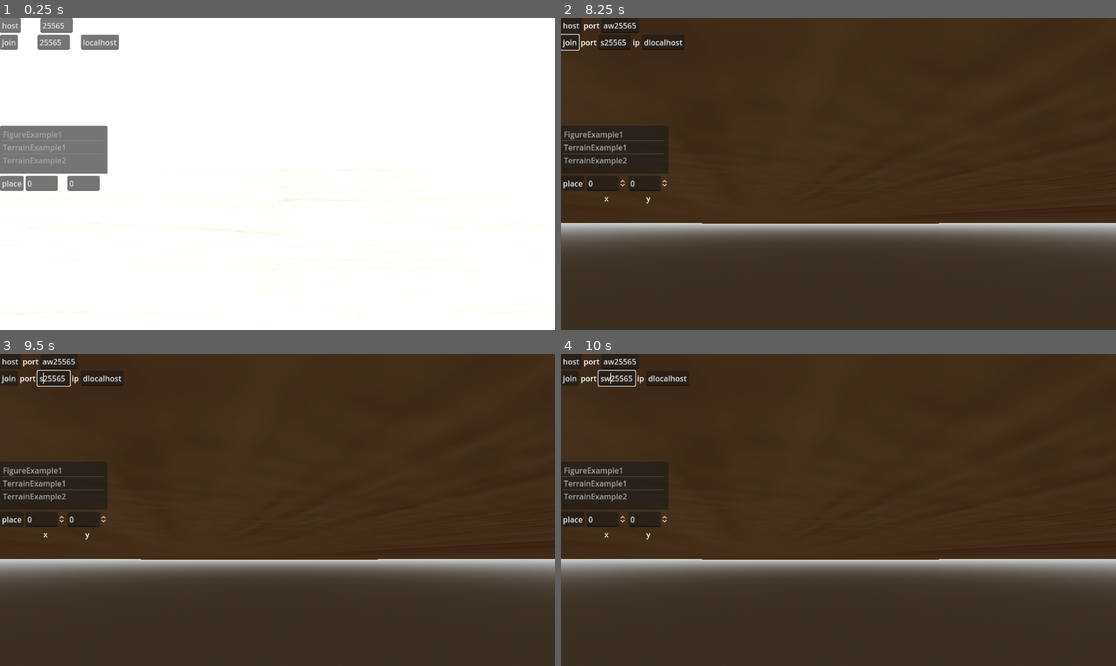
Above: before the commit, frames 1-4 (two rows, left to right).
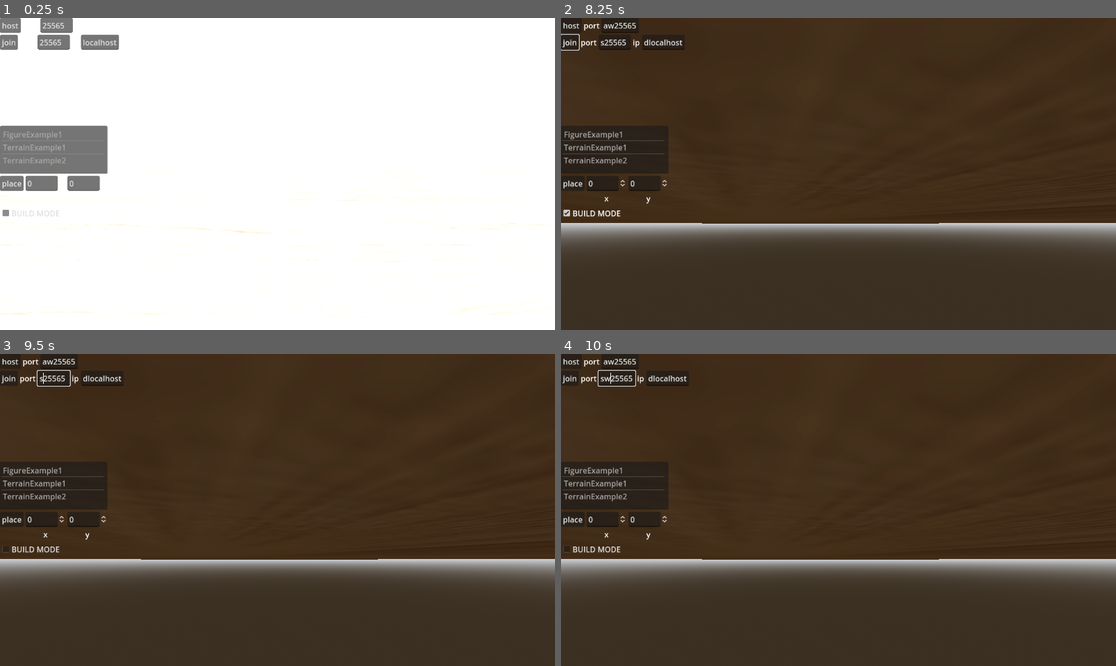
Above: after the commit, the same moments.

Repository: Kuaikuachu/dnd-vtt
Game: Godot game, scene res://scenes/main.tscn
The game is run twice, just before and just after one commit, with the same random seed, the same clock (stepped at 60 frames per second) and the same inputs.
Inputs (mouse positions are in pixels of both pictures, inside the frame that each line leads up to):
- Up to frame 1 (0.25 s): no input
- Up to frame 2 (8.25 s): click (616, 214) at 0.5 s, where only the run after the commit has a clickable "BUILD MODE"; click "place" at 1.25 s; click "host" at 2 s; click "join" at 2.75 s; move the mouse to (960, 158) at 3.52 s; hold D (right) 3.53-4.28 s; hold Tab (build_mode) 3.53-4.28 s; click (960, 158) at 3.8 s; tap Enter (ui_accept) at 4.25, 4.52, 5, 6.5, 6.77, 7.52 s; move the mouse to (727, 189) at 4.27 s; hold S (back) 4.28-5.03 s; click (727, 189) at 4.35 s; tap Tab (build_mode) at 4.55, 6.05, 7.55 s; move the mouse to (894, 105) at 5.02 s; hold D (right) 5.03-5.78 s; hold Tab (build_mode) 5.03-5.78 s; click (894, 105) at 5.3 s; move the mouse to (810, 236) at 5.77 s; hold W (forward) 5.78-6.53 s; click (810, 236) at 5.85 s; move the mouse to (1005, 220) at 6.52 s; hold A (left) 6.53-7.28 s; hold Right mouse button (right_click) 6.53-7.28 s; click (1005, 220) at 6.8 s; move the mouse to (794, 170) at 7.27 s; hold W (forward) 7.28-8.03 s; tap Mouse wheel up (zoom_in) at 7.35 s; move the mouse to (866, 174) at 8.02 s; hold S (back) from 8.03 s (still down); hold Mouse wheel down (zoom_out) from 8.03 s (still down)
- Up to frame 3 (9.5 s): click (305, 510) at 8.3 s; move the mouse to (194, 432) at 8.77 s; release S (back) at 8.78 s; release Mouse wheel down (zoom_out) at 8.78 s; hold D (right) from 8.78 s (still down); tap Tab (build_mode) at 8.85 s
- Up to frame 4 (10 s): tap Enter (ui_accept) at 9.5, 9.77 s; move the mouse to (960, 494) at 9.52 s; release D (right) at 9.53 s; press the mouse at (960, 494) at 9.53 s; hold W (forward) from 9.53 s (still down)

The runs differ from the first frame. In frame 1, 0.1% of the frame differs, in the area x 0-86%, y 48-97%; in frame 2, 0.1%, in the area x 0-11%, y 61-64%; in frame 3, 0.1%; in frame 4, 0.1%.
Error in both runs: Invalid call. Nonexistent function 'instantiate' in base 'Nil'. (res://scenes/grid_manager.gd:67)

Commit message:
cool grid effect

Diff:
--- /dev/null
+++ b/cell/cell_visual.gd
@@ -0,0 +1,24 @@
+extends Node3D
+
+@export var grid_size = 100
+
+@onready var model: Node3D = $Model
+var mesh
+var shader
+
+var manipulator_x_uv : float = 0.5
+var manipulator_y_uv : float = 0.5
+
+
+func _ready() -> void:
+	mesh = model.get_child(0).mesh
+	shader = mesh.material
+
+func _set_manipulator_pos(x : float = 1000, y : float = 1000):
+	var x_uv
+	var y_uv
+
+	x_uv = (grid_size / 2 + x) / grid_size
+	y_uv = (grid_size / 2 + y) / grid_size
+
+	shader.set_shader_parameter("cell_manipulator_uv_pos", Vector2(x_uv, y_uv))
--- /dev/null
+++ b/cell/cell_visual.gdshader
@@ -0,0 +1,96 @@
+// https://godotshaders.com/shader/3d-grid-with-individual-cell-control/
+shader_type spatial;
+render_mode unshaded;
+
+uniform float grid_size = 512.0;
+uniform float cell_size = 1.0;
+uniform float gutter_size = 0.04;
+uniform vec4 cell_color : source_color = vec4(0.078, 0.024, 0.0, 1.0);
+uniform vec4 gutter_color : source_color = vec4(0.922, 0.376, 0.0, 1.0);
+uniform float cell_roundedness : hint_range(0.0, 0.9999) = 0.0;
+
+group_uniforms CellManipulator;
+uniform float cell_manipulator_radius = 0.0; // Radius of the effect
+uniform vec2 cell_manipulator_uv_pos = vec2(0.5, 0.5); // The UV coordinate to affect
+uniform float manipulated_cell_size = 0.5; // Minimum cell size
+uniform vec4 manipulator_gutter_color : source_color = vec4(1.0, 1.0, 1.0, 1.0);
+uniform float cell_manipulation_anim_speed = 1.0;
+
+group_uniforms GutterNoise;
+uniform vec3 gutter_noise_color : source_color = vec3(1.0, 1.0, 1.0);
+uniform sampler2D gutter_noise: source_color;
+uniform float gutter_noise_speed = 0.1;
+
+group_uniforms Fresnel;
+uniform vec3 fresnel_color : source_color = vec3(0.675, 0.192, 0.0);
+uniform float fresnel_intensity = 0.2;
+uniform float fresnel_amount = 15.0;
+
+vec4 square_rounded(vec2 uv, float width, float radius) {
+    uv = uv * 2.0 - 1.0;
+    radius *= width; // make radius go from 0-1 instead of 0-width
+    vec2 abs_uv = abs(uv.xy) - radius;
+    vec2 dist = max(abs_uv, 0.0);
+    float square = step(width - radius, length(dist));
+    return vec4(vec3(square), square); // Return with alpha value as the last component
+}
+
+vec3 fresnel_glow(float amount, float intensity, vec3 color, vec3 normal, vec3 view)
+{
+    return pow((1.0 - dot(normalize(normal), normalize(view))), amount) * color * intensity;
+}
+
+void fragment() {
+    float _min_cell_size = manipulated_cell_size / grid_size;
+    float _max_cell_size = cell_size / grid_size;
+    float _target_radius = cell_manipulator_radius / grid_size;
+    // Calculate the center of the current cell based on the max cell size
+    vec2 cell_coord = floor(UV / _max_cell_size);
+    vec2 cell_center = cell_coord * _max_cell_size + _max_cell_size * 0.5;
+
+    // Animate the cell size using a sine wave function
+    float animated_cell_size = mix(_min_cell_size, _max_cell_size * 0.75, (sin(TIME * cell_manipulation_anim_speed * 2.0 * PI) * 0.5) + 0.5);
+
+    // Calculate the distance from the cell center to the target UV
+    float cell_dist = distance(cell_center, cell_manipulator_uv_pos);
+    float cell_dist_t = clamp(cell_dist / _target_radius, 0.0, 1.0);
+
+    float px_dist = distance(UV, cell_manipulator_uv_pos);
+    float px_dist_t = clamp(px_dist / _target_radius, 0.0, 1.0);
+
+    // Determine the cell size based on the distance
+    float _cell_size = mix(animated_cell_size, _max_cell_size, cell_dist_t);
+    float size_t = _cell_size / _max_cell_size;
+
+    // Calculate the scaled UV coordinates based on the max cell size for alignment
+    vec2 aligned_uv = UV / _max_cell_size;
+    vec2 grid_uv = fract(aligned_uv);
+
+    // Adjust the grid UV based on the calculated cell size to maintain uniform scaling
+    vec2 adjusted_uv = (grid_uv - 0.5) * (_max_cell_size / _cell_size) + 0.5;
+
+    // Define the gutter size relative to the cell size
+    float _gutter_size = gutter_size * _max_cell_size / _cell_size;
+    float gutter_half = _gutter_size * 0.5;
+
+    vec4 _gutter_color = mix(manipulator_gutter_color, gutter_color, px_dist_t);
+    vec4 noise = texture(gutter_noise, UV + (vec2(0, 1) * gutter_noise_speed * TIME));
+    vec4 color_noise = vec4(noise.rgb * gutter_noise_color, 1.0);
+    vec3 mixed_gutter_color = (_gutter_color + color_noise).rgb;
+    mixed_gutter_color = mix(mixed_gutter_color, _gutter_color.rgb, px_dist_t);
+
+    // Determine the color based on the position within the cell
+    if (adjusted_uv.x < gutter_half || adjusted_uv.x > 1.0 - gutter_half || adjusted_uv.y < gutter_half || adjusted_uv.y > 1.0 - gutter_half) {
+        ALBEDO = mixed_gutter_color;
+		ALPHA = gutter_color.a + _gutter_color.a;
+    } else {
+        vec4 square_result = square_rounded(adjusted_uv, 1.0 - _gutter_size, 0.9999 - cell_roundedness);
+        if (square_result.a <= 0.0) {
+            ALBEDO = cell_color.rgb;
+			ALPHA = cell_color.a;
+        } else {
+            ALBEDO = mixed_gutter_color;
+        }
+    }
+    ALBEDO = ALBEDO + fresnel_glow(fresnel_amount, fresnel_intensity, fresnel_color, NORMAL, VIEW);
+}
--- a/cell/cell_visual.tscn
+++ b/cell/cell_visual.tscn
@@ -1,19 +1,36 @@
-[gd_scene load_steps=5 format=3 uid="uid://euerdqfv8hkm"]
+[gd_scene load_steps=6 format=3 uid="uid://euerdqfv8hkm"]
 
 [ext_resource type="PackedScene" uid="uid://bawy7o7ixrdfp" path="res://scenes/base_table_object.tscn" id="1_b4oej"]
-[ext_resource type="Texture2D" uid="uid://qe5n40jdmnek" path="res://textures/cell_grid.png" id="2_jboqt"]
+[ext_resource type="Script" path="res://cell/cell_visual.gd" id="2_drr2m"]
+[ext_resource type="Shader" path="res://cell/cell_visual.gdshader" id="2_r2phh"]
 
-[sub_resource type="StandardMaterial3D" id="StandardMaterial3D_udpex"]
-transparency = 1
-shading_mode = 0
-albedo_texture = ExtResource("2_jboqt")
+[sub_resource type="ShaderMaterial" id="ShaderMaterial_beswn"]
+render_priority = 0
+shader = ExtResource("2_r2phh")
+shader_parameter/grid_size = 100.0
+shader_parameter/cell_size = 1.0
+shader_parameter/gutter_size = 0.025
+shader_parameter/cell_color = Color(0.0784314, 0.0235294, 0, 0)
+shader_parameter/gutter_color = Color(1, 1, 1, 0)
+shader_parameter/cell_roundedness = 0.0
+shader_parameter/cell_manipulator_radius = 5.495
+shader_parameter/cell_manipulator_uv_pos = Vector2(0.5, 0.5)
+shader_parameter/manipulated_cell_size = 0.95
+shader_parameter/manipulator_gutter_color = Color(1, 1, 1, 1)
+shader_parameter/cell_manipulation_anim_speed = 0.0
+shader_parameter/gutter_noise_color = Color(1, 1, 1, 1)
+shader_parameter/gutter_noise_speed = 0.1
+shader_parameter/fresnel_color = Color(0.675, 0.192, 0, 1)
+shader_parameter/fresnel_intensity = 0.2
+shader_parameter/fresnel_amount = 15.0
 
 [sub_resource type="PlaneMesh" id="PlaneMesh_57d1f"]
-material = SubResource("StandardMaterial3D_udpex")
-size = Vector2(1, 1)
+material = SubResource("ShaderMaterial_beswn")
+size = Vector2(100, 100)
 
 [node name="CellVisual" instance=ExtResource("1_b4oej")]
-real_name = "CellVisual"
+script = ExtResource("2_drr2m")
+grid_size = 100
 
 [node name="MeshInstance3D2" type="MeshInstance3D" parent="Model" index="0"]
 transform = Transform3D(1, 0, 0, 0, 1, 0, 0, 0, 1, 0, 0.0177242, 0)
--- a/scenes/base_table_object.gd
+++ b/scenes/base_table_object.gd
@@ -16,6 +16,7 @@
 var selected : bool = false
 var held : bool = false
 
+
 func init_done():
 	pass
 
@@ -29,23 +30,28 @@
 		Globals.gridman.write_to_dict(self, pos)
 		global_position = pos
 
+
 @rpc("call_local","any_peer", "reliable")
 func update_pos():
 	global_position = gridman.get_cell_real_position(grid_position)
+
 
 func hide_collisions():
 	for i in get_children():
 		if i is StaticBody3D:
 			i.set_collision_layer_value(1, false)
 
+
 func return_collisions():
 	for i in get_children():
 		if i is StaticBody3D:
 			i.set_collision_layer_value(1, true)
 
+
 func start_held():
 	held = true
 	hide_collisions()
+
 
 func clicked():
 	selected = !selected
--- a/scenes/camera.gd
+++ b/scenes/camera.gd
@@ -48,6 +48,7 @@
 
 	if event.is_action_pressed("build_mode"):
 		build_mode = !build_mode
+		Globals.cell_debug.build_mode_check.button_pressed = build_mode
 
 func _unhandled_input(event: InputEvent) -> void:
 	if movement_enabled and event is InputEventMouseMotion:
@@ -73,13 +74,17 @@
 	timer.stop()
 
 	if build_mode:
-		create_object_at_mouse(Globals.cell_debug.scenes_dict.find_key(Globals.cell_debug.selected_scene))
+		create_object_at_mouse(Globals.celist.find_key(Globals.cell_debug.selected_scene))
+		return
 
 
 	if held_object:
 		## PUT ON_HOLD_STOP STUFF HERE
 		held_object.return_collisions()
 		held_object._on_stop_held()
+
+		if raycast.is_empty():
+			return
 
 		var pos = raycast["position"]
 		held_object.move_cell.rpc(pos)
@@ -114,6 +119,8 @@
 
 
 func _physics_process(delta: float) -> void:
+
+
 	var input_dir = Input.get_vector("left", "right", "forward", "back")
 	var vertical_dir = Input.get_axis("down", "up")
 
@@ -122,6 +129,11 @@
 		if direction:
 			camera_speed_relative = camera_speed * camera_mount.position.distance_to(move_point_x.position)
 			move_point_y.position += direction * camera_speed_relative
+
+	## MANIPULATOR FANCY SHADER LOGIC
+	#var raypulator = shoot_ray(drag_plane_collision_mask)
+	#if !raypulator.is_empty():
+		#Globals.main.cell_visual._set_manipulator_pos(raypulator["position"].x, raypulator["position"].z)
 
 
 	## PUT ON HOLD STUFF HERE
@@ -132,7 +144,14 @@
 			held_object.update_multiplayer_pos.rpc(held_object.global_position)
 
 
-func shoot_ray():
+func _process(delta: float) -> void:
+	## MANIPULATOR FANCY SHADER LOGIC
+	var raypulator = shoot_ray(drag_plane_collision_mask - normal_collision_mask)
+	if !raypulator.is_empty():
+		Globals.main.cell_visual._set_manipulator_pos(raypulator["position"].x, raypulator["position"].z)
+
+
+func shoot_ray(mask = current_collision_mask):
 	var mouse_pos = get_viewport().get_mouse_position()
 	var ray_length = 1000
 	var from = project_ray_origin(mouse_pos)
@@ -142,7 +161,7 @@
 
 	ray_query.from = from
 	ray_query.to = to
-	ray_query.collision_mask = current_collision_mask
+	ray_query.collision_mask = mask
 
 	var raycast_result = space.intersect_ray(ray_query)
 	return raycast_result
@@ -153,9 +172,9 @@
 
 
 func create_object_at_mouse(object_id):
-	current_collision_mask = drag_plane_collision_mask
-	var raycast = shoot_ray()
-	current_collision_mask = normal_collision_mask
+	var raycast = shoot_ray(drag_plane_collision_mask)
+	if not object_id or raycast.is_empty():
+		return
 	gridman.create_object.rpc(object_id, raycast["position"])
 
 
--- a/scenes/cell_debug.gd
+++ b/scenes/cell_debug.gd
@@ -4,6 +4,7 @@
 @onready var x_box = $VBoxContainer/HBoxContainer/VBoxContainer/XBox
 @onready var y_box = $VBoxContainer/HBoxContainer/VBoxContainer2/YBox
 @onready var scene_list: ItemList = $VBoxContainer/ItemList
+@onready var build_mode_check: CheckBox = $VBoxContainer/CheckBox
 
 var selected_scene : PackedScene
 
--- a/scenes/main.gd
+++ b/scenes/main.gd
@@ -1,6 +1,7 @@
 extends Node3D
 
 @export var table : Node
+@onready var cell_visual: Node3D = $Level/CellVisual
 
 func _ready() -> void:
 	Globals.main = self
--- a/scenes/main.tscn
+++ b/scenes/main.tscn
@@ -8,6 +8,7 @@
 [ext_resource type="Script" path="res://scenes/multiplayer.gd" id="3_6botv"]
 [ext_resource type="Script" path="res://scenes/cell_debug.gd" id="6_p562j"]
 [ext_resource type="PackedScene" uid="uid://d2qotrc3t0aef" path="res://cell/playable/terrain_example_1.tscn" id="7_xfrct"]
+[ext_resource type="PackedScene" uid="uid://euerdqfv8hkm" path="res://cell/cell_visual.tscn" id="8_2n2qo"]
 [ext_resource type="PackedScene" uid="uid://d1yj6i7dldrum" path="res://cell/playable/terrain_example_2.tscn" id="8_tswe3"]
 [ext_resource type="PackedScene" uid="uid://b66gfwg27cfec" path="res://cell/playable/figure_example_1.tscn" id="9_2i3pi"]
 
@@ -69,6 +70,8 @@
 [node name="CollisionShape3D" type="CollisionShape3D" parent="Level/DragPlane"]
 transform = Transform3D(1, 0, 0, 0, 1, 0, 0, 0, 1, 0.012722, -0.258359, 0.887891)
 shape = SubResource("BoxShape3D_mbo6n")
+
+[node name="CellVisual" parent="Level" instance=ExtResource("8_2n2qo")]
 
 [node name="Players" type="Node3D" parent="."]
 
@@ -170,6 +173,11 @@
 text = "y"
 horizontal_alignment = 1
 
+[node name="CheckBox" type="CheckBox" parent="Interface/cell_debug/VBoxContainer"]
+layout_mode = 2
+button_mask = 0
+text = "BUILD MODE"
+
 [connection signal="ready" from="." to="Level/MovePointY/MovePointX/CameraMount/Camera3D" method="_on_main_ready"]
 [connection signal="ready" from="." to="Interface/multiplayer" method="_on_main_ready"]
 [connection signal="ready" from="." to="Interface/cell_debug" method="_on_main_ready"]
Not shown: 1 places in scenes/main.tscn that only renumber resources
